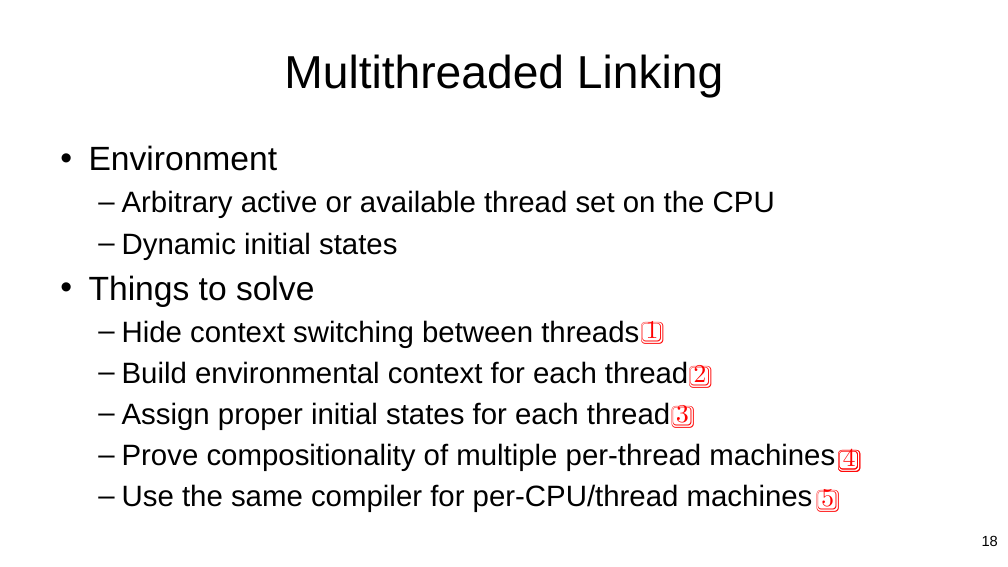
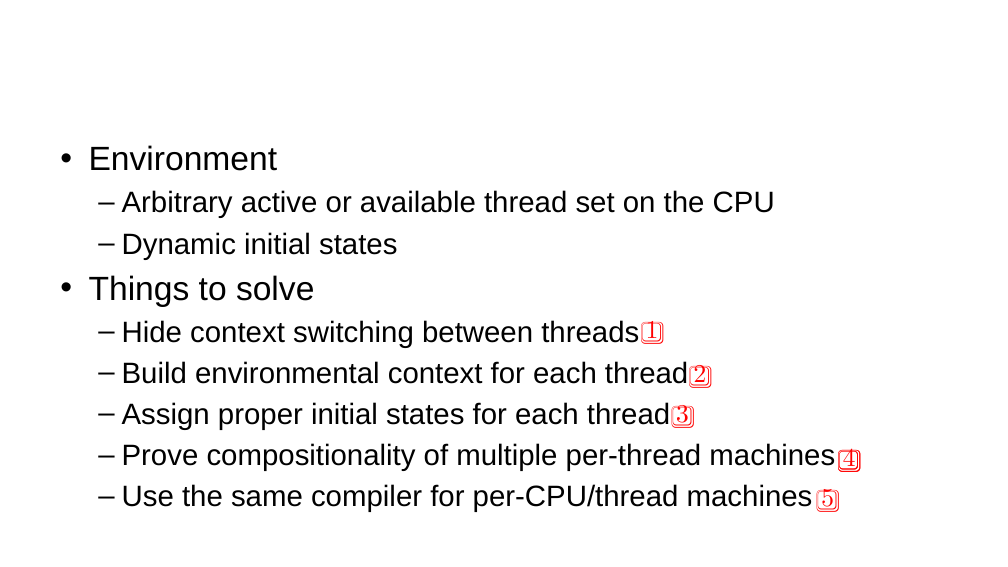
Before and after one commit to jieungkim/phd_thesis, a slide deck: slide 20 of figs/conlink/concurrent_linking.pptx (slide 18 before the commit). Drawn at 1008x567 pixels with LibreOffice and Linux fonts; fonts in the diff are those of the drawing. Boxes give left, top, right and bottom in pixels: in the first picture for what was removed or moved away, otherwise in the second. Text is boxed around its words. In the diff, an @@ line names an element or a change of style, - is before the commit and + after.

```diff
--- a/figs/conlink/concurrent_linking.pptx
+++ b/figs/conlink/concurrent_linking.pptx
@@ title removed at (284, 54, 723, 98) @@
-Multithreaded Linking
@@ page number removed at (982, 535, 998, 546) @@
-18
```
Also in this commit, not shown: 22 other slides changed, 8 slides added, 13 slides removed, 10 other files.
